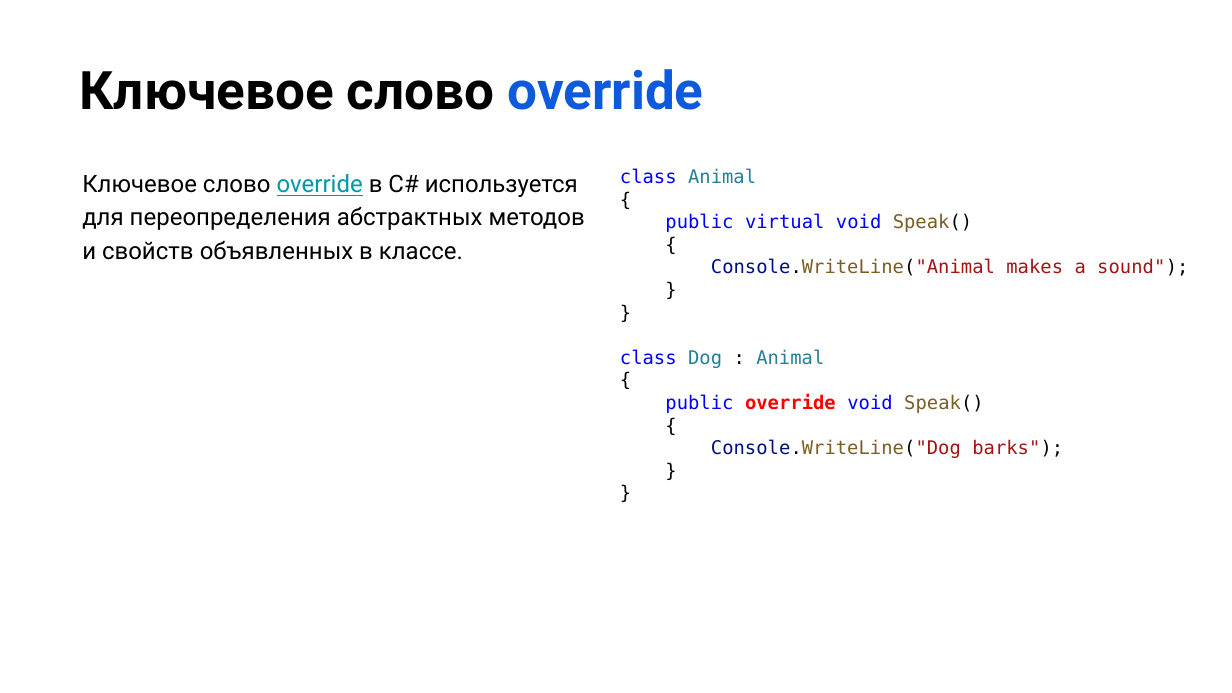
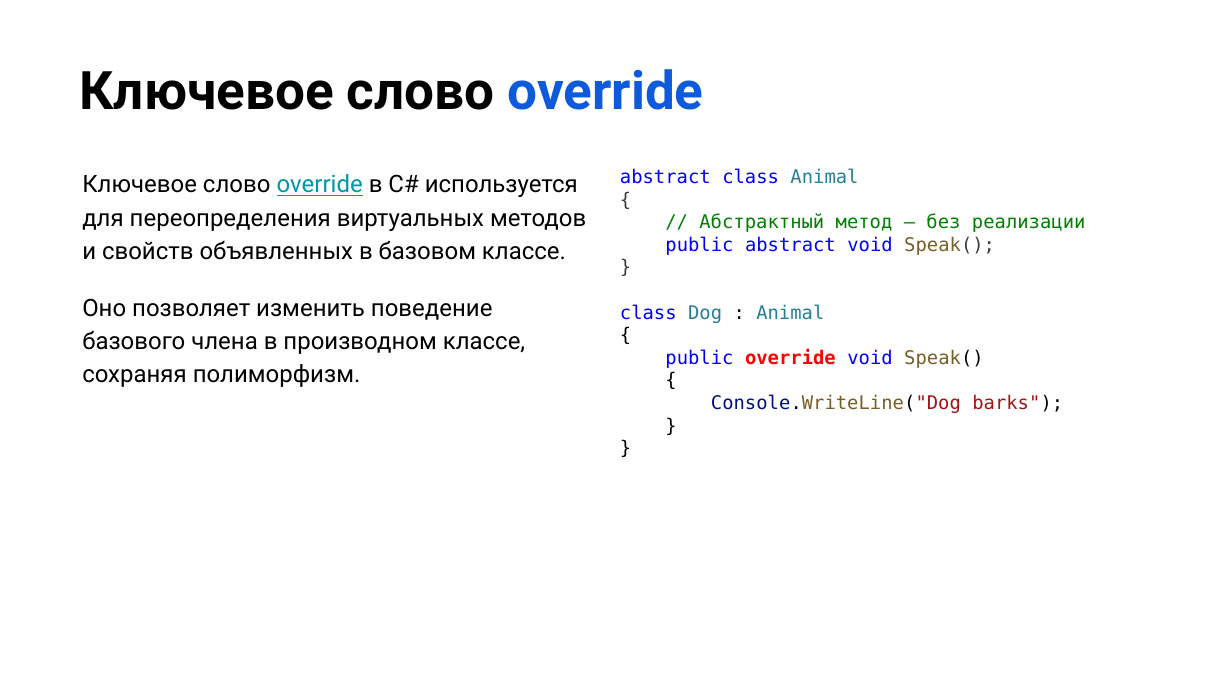
Before and after one commit to NilovPavel/OOP, a slide deck: slide 15 of ООПp.2.pptx. Drawn at 1232x693 pixels with LibreOffice and Linux fonts; fonts in the diff are those of the drawing; background and template pictures are left out. Boxes give left, top, right and bottom in pixels: in the first picture for what was removed or moved away, otherwise in the second. Text is boxed around its words. In the diff, an @@ line names an element or a change of style, - is before the commit and + after.

Commit message:
Edited presentations.

```diff
--- a/ООПp.2.pptx
+++ b/ООПp.2.pptx
@@ text at (x1=82, y1=174, x2=586, y2=387): text changed @@
-Ключевое слово override в C# используется для переопределения абстрактных методов и свойств объявленных в классе.
+Ключевое слово override в C# используется для переопределения виртуальных методов и свойств объявленных в базовом классе.
+Оно позволяет изменить поведение базового члена в производном классе, сохраняя полиморфизм.
@@ text "abstract class Animal" at (x1=620, y1=168, x2=1086, y2=413): text colour #000000 to #3B3B3B in "{", "}" @@
@@ text at (x1=620, y1=168, x2=858, y2=184): text changed; text colour #267F99 to #0000FF @@
-class Animal
+abstract class Animal
@@ text at (x1=665, y1=213, x2=1086, y2=255): text changed; text colour #A31515 to #008000 @@
-public virtual void Speak()
-{
-Console.WriteLine("Animal makes a sound");
-}
+// Абстрактный метод — без реализации
+public abstract void Speak();
```
Also in this commit, not shown: 7 other slides changed, 4 slides added, 2 slides removed, 2 other files.
